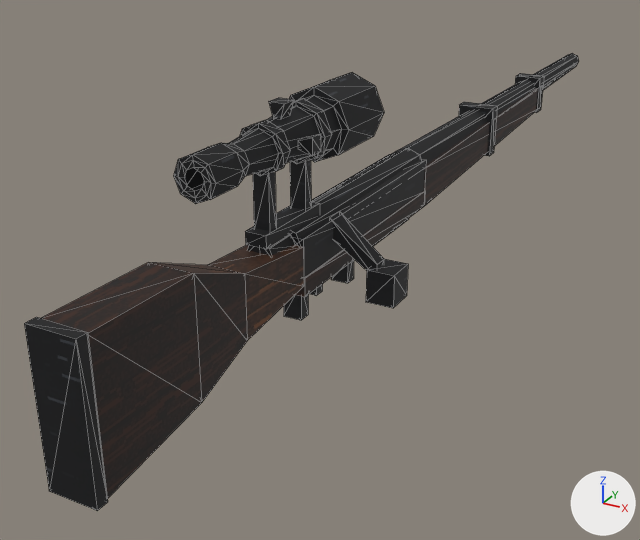
One commit to the glTF model weapons/models/rifle.glb: the scene before it, then after it.
Before and after are seen from a 50 mm lens placed at (0.442, -0.742, 0.344), pointed at (-0.101, 0.245, -0.15). Every picture has the same lights, and +X, +Y and +Z are marked at lower right. The first picture is the older version. Mesh edges are drawn as thin lines. Vertices at exactly the same position are counted once.

The first picture shows 'Rifle'.
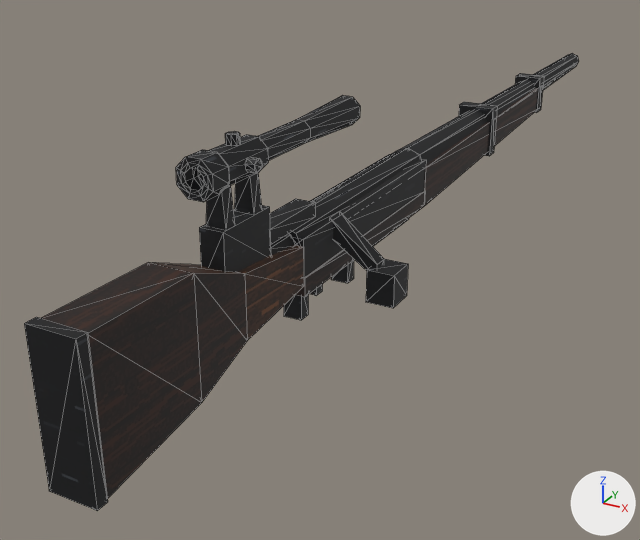
Commit message: Rifle: slim one-inch riflescope on a bridge mount replaces the telescope

Pixel boxes (x1, y1, x2, y2) of what changed, in the pictures (640 x 540 px):
part 1 of me_rifle, added
    after: (270, 199, 315, 245)
part 2 of me_rifle, added
    after: (199, 205, 271, 272)
part 3 of me_rifle, added
    after: (225, 131, 241, 146)
part 4 of me_rifle, added
    after: (245, 157, 262, 173)
part 5 of me_rifle, rebuilt (12% narrower, 19% shorter)
    before: (174, 72, 384, 204)
    after: (176, 95, 360, 202)
part 6 of me_rifle, deleted
    before: (240, 98, 331, 249)
part 7 of me_rifle, added
    after: (206, 173, 262, 229)
part 8 of me_rifle, surface changed
    both: (46, 106, 486, 484)

The change in detail:
me_rifle is used by ob_rifle; location (0.0, 0.0, 0.0).
me_rifle had 328 vertices, 550 faces and spanned x -0.04..0.102, y -0.34..1.15, z -0.102..0.151.
me_rifle now has 312 vertices, 546 faces and spans x -0.027..0.102, y -0.34..1.15, z -0.102..0.137.
me_rifle part 1: a new loose piece, a box spanning x -0.012..0.012, y -0.062..0.03, z 0.018..0.034, in mat_riflewarden (picture img_rifle_hell_albedo).
me_rifle part 2: a new loose piece, a box spanning x -0.013..0.013, y -0.14..-0.062, z 0.004..0.058, in mat_riflewarden (picture img_rifle_hell_albedo).
me_rifle part 3: a new loose piece, an 8-sided cylinder along z spanning x -0.006..0.006, y -0.106..-0.094, z 0.127..0.137, in mat_riflewarden (picture img_rifle_hell_albedo).
me_rifle part 4: a new loose piece, an 8-sided cylinder along x spanning x 0.016..0.026, y -0.106..-0.094, z 0.104..0.117, in mat_riflewarden (picture img_rifle_hell_albedo).
me_rifle part 5: the loose piece of 72 vertices spanning x -0.04..0.04, y -0.16..0.135, z 0.071..0.151 is rebuilt with 80 vertices and now spans x -0.019..0.019, y -0.16..0.125, z 0.092..0.13.
me_rifle part 6: 7 loose pieces with 88 vertices, spanning x -0.033..0.039, y -0.068..0.04, z 0.016..0.149, are deleted.
Part 7, on me_rifle:
8 vertices are added at x -0.011..0.011, y -0.132..-0.086, z 0.057..0.094.
8 new vertices lie (0.0, 0.014, 0.0) away from vertices in x -0.011..0.011, y -0.132..-0.086, z 0.057..0.094.
24 new faces join them.
me_rifle part 8: 148 kept faces spanning x -0.027..0.027, y -0.34..0.86, z -0.102..0.048 get new texture (UV) coordinates.
